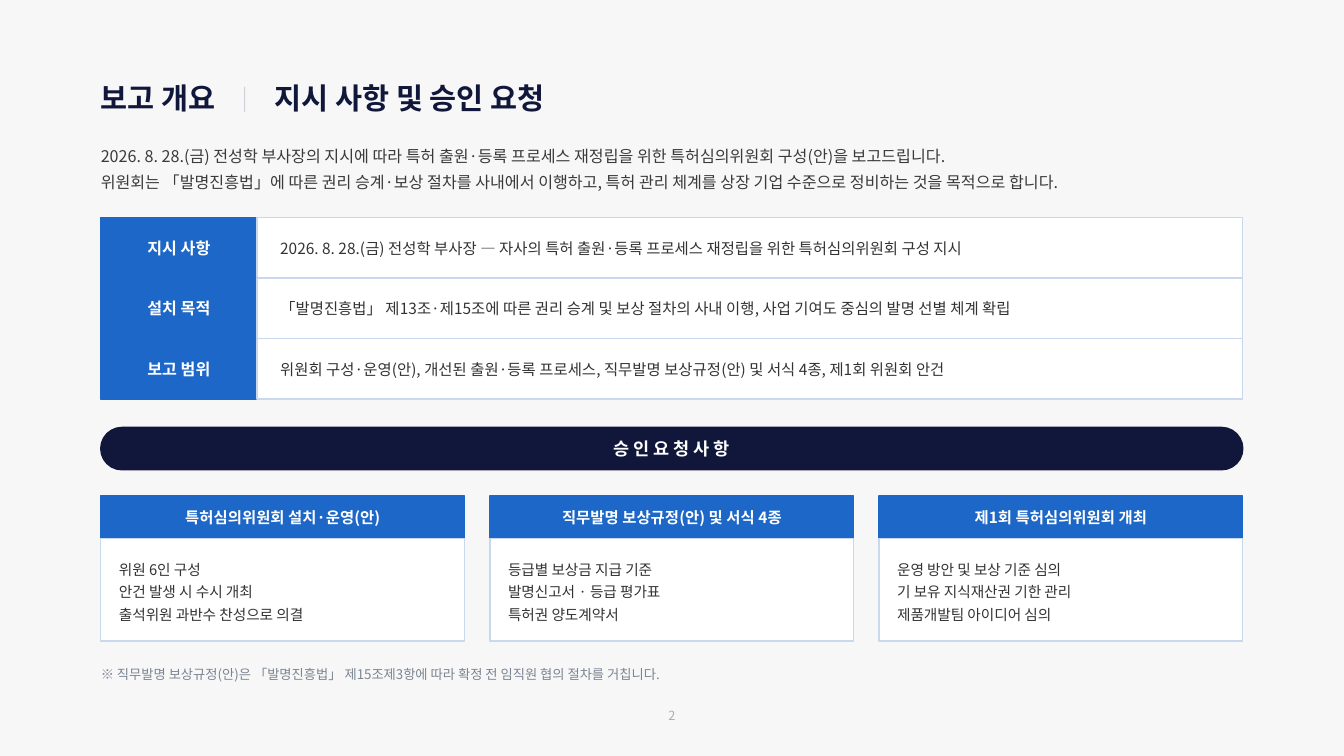
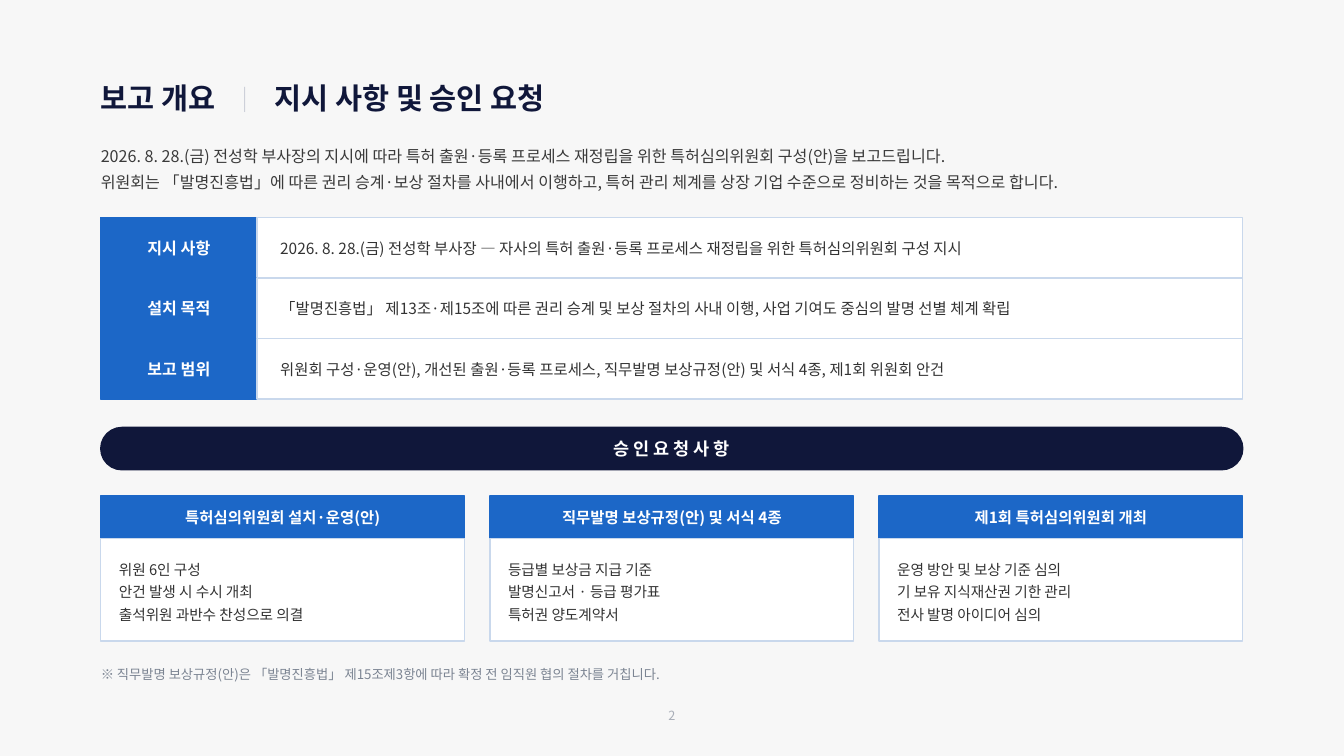
Before and after one commit to yellowCornSalad/chamyeoyul, a slide deck: slide 3 of docs/patent-committee/특허심의위원회_설치운영안_보고.pptx. Drawn at 1344x756 pixels with LibreOffice and Linux fonts; fonts in the diff are those of the drawing. Boxes give left, top, right and bottom in pixels: in the first picture for what was removed or moved away, otherwise in the second. Text is boxed around its words. In the diff, an @@ line names an element or a change of style, - is before the commit and + after.

```diff
--- a/docs/patent-committee/특허심의위원회_설치운영안_보고.pptx
+++ b/docs/patent-committee/특허심의위원회_설치운영안_보고.pptx
@@ text at box(897, 608, 1041, 621): text changed @@
-제품개발팀 아이디어 심의
+전사 발명 아이디어 심의
```
Also in this commit, not shown: 1 other slide changed, 1 other file.
